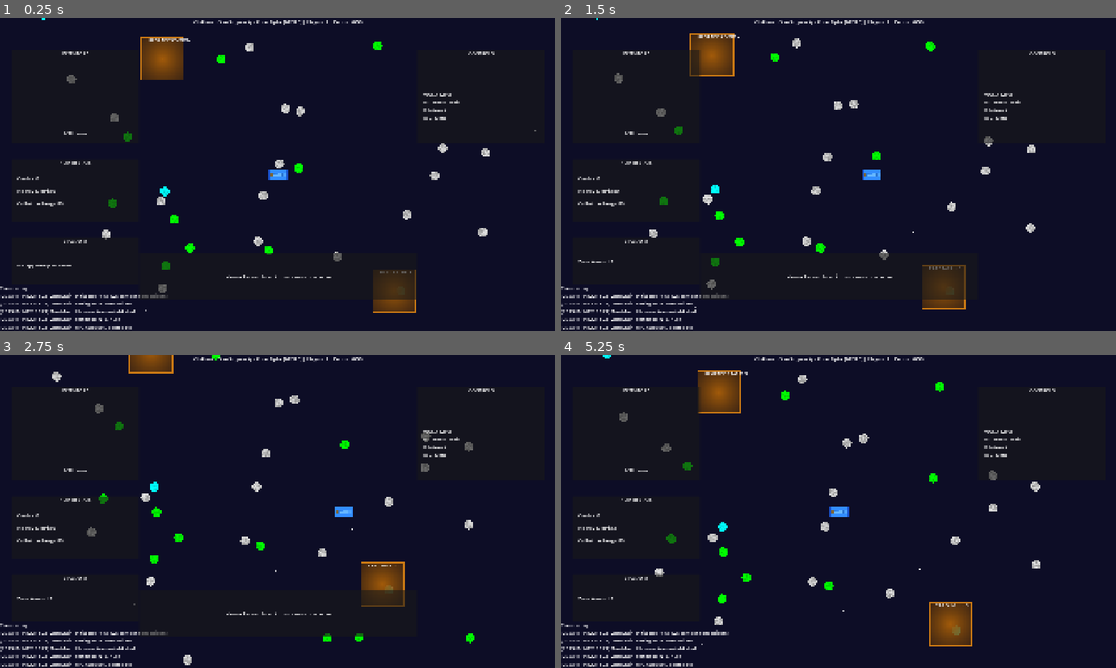
Above: before the commit, frames 1-4 (two rows, left to right).
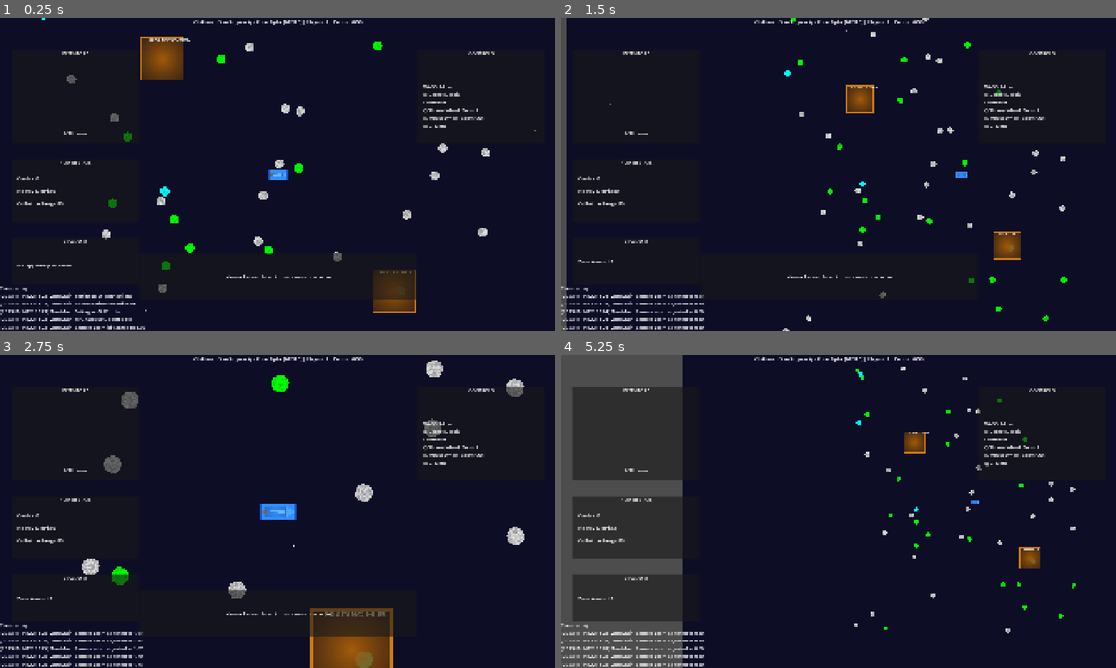
Above: after the commit, the same moments.

Repository: astrogirlnim/Children_of_Singularity
Game: Godot game, scene res://scenes/zones/ZoneMain.tscn
The game is run twice, just before and just after one commit, with the same random seed, the same clock (stepped at 60 frames per second) and the same inputs. This scene is started directly instead of the project's main scene.
Inputs (mouse positions are in pixels of both pictures, inside the frame that each line leads up to):
- Up to frame 1 (0.25 s): no input
- Up to frame 2 (1.5 s): move the mouse to (960, 158) at 0.52 s; hold D (move_right) 0.53-1.28 s; hold Q (zoom_in) 0.53-1.28 s; click (960, 158) at 0.67 s; tap R (zoom_out) at 0.8, 1.35 s; move the mouse to (727, 190) at 1.27 s; hold S (move_down) from 1.28 s (still down); click (727, 190) at 1.42 s
- Up to frame 3 (2.75 s): tap Q (zoom_in) at 1.55 s; move the mouse to (333, 442) at 2.02 s; release S (move_down) at 2.03 s; hold D (move_right) from 2.03 s (still down); hold R (zoom_out) from 2.03 s (still down); tap E (collect) at 2.1 s; click (333, 442) at 2.17 s
- Up to frame 4 (5.25 s): move the mouse to (810, 574) at 2.77 s; release D (move_right) at 2.78 s; release R (zoom_out) at 2.78 s; hold W (move_up) 2.78-3.53 s; tap F (interact) at 2.85 s; click (810, 574) at 2.92 s; tap Q (zoom_in) at 3.05, 4.55 s; move the mouse to (1005, 558) at 3.52 s; hold Q (zoom_in) 3.53-4.28 s; hold A (move_left) 3.53-5.03 s; click (1005, 558) at 3.67 s; tap R (zoom_out) at 3.8, 4.35 s; move the mouse to (672, 464) at 4.27 s; click (672, 464) at 4.42 s; move the mouse to (866, 511) at 5.02 s; hold S (move_down) from 5.03 s (still down); hold Q (zoom_in) from 5.03 s (still down); click (866, 511) at 5.17 s

The runs differ from the first frame. In frame 1, 0.8% of the frame differs, in the area x 13-87%, y 21-100%; in frame 2, 6.8%; in frame 3, 8.1%; in frame 4, 26%, in the area x 0-93%, y 0-100%.

Commit message:
Add zoom controls to UI and implement 2D zoom functionality

Diff:
--- a/scenes/zones/ZoneMain.tscn
+++ b/scenes/zones/ZoneMain.tscn
@@ -258,6 +258,8 @@
 text = "WASD: Move
 E: Collect Debris
 F: Interact
+Q/Mouse Wheel: Zoom In
+R/Mouse Wheel: Zoom Out
 ESC: Menu"
 vertical_alignment = 1
 
--- a/scenes/zones/ZoneMain3D.tscn
+++ b/scenes/zones/ZoneMain3D.tscn
@@ -279,6 +279,8 @@
 text = "WASD: Move
 E: Collect Debris
 F: Interact
+Q/Mouse Wheel: Zoom In
+R/Mouse Wheel: Zoom Out
 ESC: Menu"
 vertical_alignment = 1
 
--- a/scripts/ZoneMain.gd
+++ b/scripts/ZoneMain.gd
@@ -18,6 +18,13 @@
 @onready var player_ship: CharacterBody2D = $PlayerShip
 @onready var debris_container: Node2D = $DebrisContainer
 @onready var npc_hub_container: Node2D = $NPCHubContainer
+
+# Camera zoom settings
+var default_zoom: float = 1.0
+var min_zoom: float = 0.5
+var max_zoom: float = 2.0
+var zoom_speed: float = 2.0
+var current_zoom: float = 1.0
 @onready var hud: Control = $UILayer/HUD
 @onready var debug_label: Label = $UILayer/HUD/DebugLabel
 @onready var log_label: Label = $UILayer/HUD/LogLabel
@@ -89,6 +96,9 @@
 	_setup_ui_connections()
 	_setup_npc_hubs()
 	_update_debug_display()
+
+	# Initialize camera zoom
+	_initialize_camera_zoom()
 
 	# Connect player signals
 	if player_ship:
@@ -1339,6 +1349,9 @@
 
 func _physics_process(delta: float) -> void:
 	"""Physics process - handle network updates"""
+	# Handle zoom input controls
+	_handle_zoom_input(delta)
+
 	# Send position updates to network periodically (throttled)
 	if is_multiplayer_client or is_multiplayer_server:
 		network_update_timer += delta
@@ -1355,6 +1368,33 @@
 		# Update network player count display
 		if is_multiplayer_server or is_multiplayer_client:
 			_update_player_count_display()
+
+func _handle_zoom_input(delta: float) -> void:
+	"""Handle zoom input controls"""
+	var zoom_input = 0.0
+
+	if Input.is_action_pressed("zoom_in"):
+		zoom_input = -1.0
+	elif Input.is_action_pressed("zoom_out"):
+		zoom_input = 1.0
+
+	if zoom_input != 0.0:
+		set_zoom(current_zoom + zoom_input * zoom_speed * delta)
+		_log_message("ZoneMain: Camera zoom adjusted to %.2f" % current_zoom)
+
+func set_zoom(new_zoom: float) -> void:
+	"""Set the camera zoom level"""
+	current_zoom = clamp(new_zoom, min_zoom, max_zoom)
+
+	if camera_2d:
+		camera_2d.zoom = Vector2(current_zoom, current_zoom)
+
+func _initialize_camera_zoom() -> void:
+	"""Initialize camera zoom settings"""
+	current_zoom = default_zoom
+	if camera_2d:
+		camera_2d.zoom = Vector2(current_zoom, current_zoom)
+		_log_message("ZoneMain: Camera zoom initialized to %.2f" % current_zoom)
 
 func _update_ui_elements() -> void:
 	"""Update all UI elements with current game state"""
